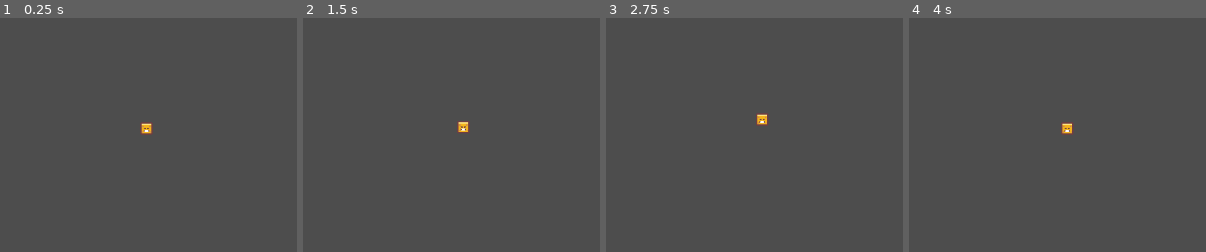
Above: before the commit, frames 1-4 (left to right).
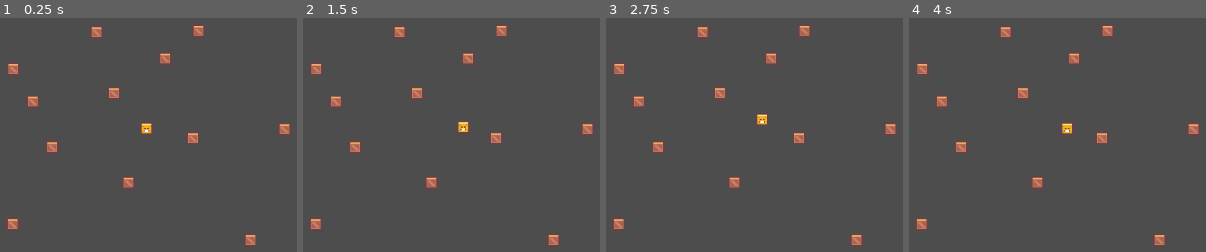
Above: after the commit, the same moments.

Repository: Truperton/Godot-4-Mini-Projects
Game: Godot game, scene res://Physics/Physics.tscn
The game is run twice, just before and just after one commit, with the same random seed, the same clock (stepped at 60 frames per second) and the same inputs. The project has no main scene, so this scene is started directly.
Inputs (mouse positions are in pixels of both pictures, inside the frame that each line leads up to):
- Up to frame 1 (0.25 s): no input
- Up to frame 2 (1.5 s): tap Enter at 0.5 s; move the mouse to (outside the picture) at 0.52 s; click (outside the picture) at 0.67 s; tap Space at 1.25 s; move the mouse to (outside the picture) at 1.27 s; click (outside the picture) at 1.42 s
- Up to frame 3 (2.75 s): tap Enter at 2 s; move the mouse to (831, 29) at 2.02 s; click (831, 29) at 2.17 s
- Up to frame 4 (4 s): tap Space at 2.75 s; move the mouse to (1015, 219) at 2.77 s; click (1015, 219) at 2.92 s; tap Enter at 3.5 s; move the mouse to (outside the picture) at 3.52 s; click (outside the picture) at 3.67 s

The runs differ from the first frame. In frame 1, 2.6% of the frame differs, in the area x 2-98%, y 2-98%; in frame 2, 2.6%; in frame 3, 2.6%; in frame 4, 2.6%.

Commit message:
Completed "Physics - Part 2" of the course.
I have created the crate object as part of this lesson, which is just an object with a rigidbody. One small difference from the lesson that I did make is that I didn't zoom in the camera and I added dampening to angular velocity so that my crates don't spin ad infinitum.

Diff:
--- a/Physics/Physics.tscn
+++ b/Physics/Physics.tscn
@@ -1,7 +1,8 @@
-[gd_scene load_steps=4 format=3 uid="uid://d1tm3gajamsfp"]
+[gd_scene load_steps=5 format=3 uid="uid://d1tm3gajamsfp"]
 
 [ext_resource type="Script" path="res://Physics/physics player.gd" id="1_h74es"]
 [ext_resource type="Texture2D" uid="uid://c4n6jnef24b10" path="res://Physics/Sprites/PhysicsCharacter.png" id="1_ok6ru"]
+[ext_resource type="PackedScene" uid="uid://biwmo17w1c2pk" path="res://Physics/Prefabs/Crate.tscn" id="3_mdjuf"]
 
 [sub_resource type="RectangleShape2D" id="RectangleShape2D_qudp2"]
 size = Vector2(18, 18)
@@ -21,3 +22,39 @@
 shape = SubResource("RectangleShape2D_qudp2")
 
 [node name="Camera2D" type="Camera2D" parent="."]
+
+[node name="Crate" parent="." instance=ExtResource("3_mdjuf")]
+position = Vector2(-192, -86)
+
+[node name="Crate2" parent="." instance=ExtResource("3_mdjuf")]
+position = Vector2(-72, -139)
+
+[node name="Crate3" parent="." instance=ExtResource("3_mdjuf")]
+position = Vector2(75, -141)
+
+[node name="Crate4" parent="." instance=ExtResource("3_mdjuf")]
+position = Vector2(199, 1)
+
+[node name="Crate5" parent="." instance=ExtResource("3_mdjuf")]
+position = Vector2(-26, 78)
+
+[node name="Crate6" parent="." instance=ExtResource("3_mdjuf")]
+position = Vector2(67, 14)
+
+[node name="Crate7" parent="." instance=ExtResource("3_mdjuf")]
+position = Vector2(27, -101)
+
+[node name="Crate8" parent="." instance=ExtResource("3_mdjuf")]
+position = Vector2(-164, -39)
+
+[node name="Crate9" parent="." instance=ExtResource("3_mdjuf")]
+position = Vector2(-47, -51)
+
+[node name="Crate10" parent="." instance=ExtResource("3_mdjuf")]
+position = Vector2(-136, 27)
+
+[node name="Crate11" parent="." instance=ExtResource("3_mdjuf")]
+position = Vector2(150, 161)
+
+[node name="Crate12" parent="." instance=ExtResource("3_mdjuf")]
+position = Vector2(-193, 138)
--- /dev/null
+++ b/Physics/Prefabs/Crate.tscn
@@ -0,0 +1,18 @@
+[gd_scene load_steps=3 format=3 uid="uid://biwmo17w1c2pk"]
+
+[ext_resource type="Texture2D" uid="uid://b250fm0ea36w8" path="res://Physics/Sprites/Crate.png" id="1_csew7"]
+
+[sub_resource type="RectangleShape2D" id="RectangleShape2D_wtin2"]
+size = Vector2(18, 18)
+
+[node name="Crate" type="RigidBody2D"]
+position = Vector2(-30, 0)
+gravity_scale = 0.0
+linear_damp = 3.0
+angular_damp = 1.0
+
+[node name="Sprite2D" type="Sprite2D" parent="."]
+texture = ExtResource("1_csew7")
+
+[node name="CollisionShape2D" type="CollisionShape2D" parent="."]
+shape = SubResource("RectangleShape2D_wtin2")
